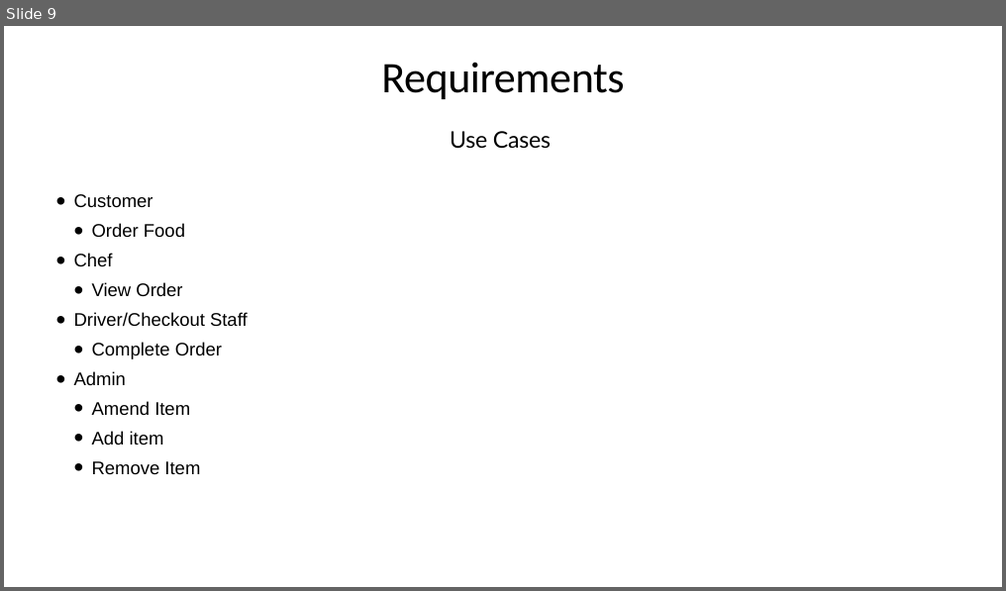
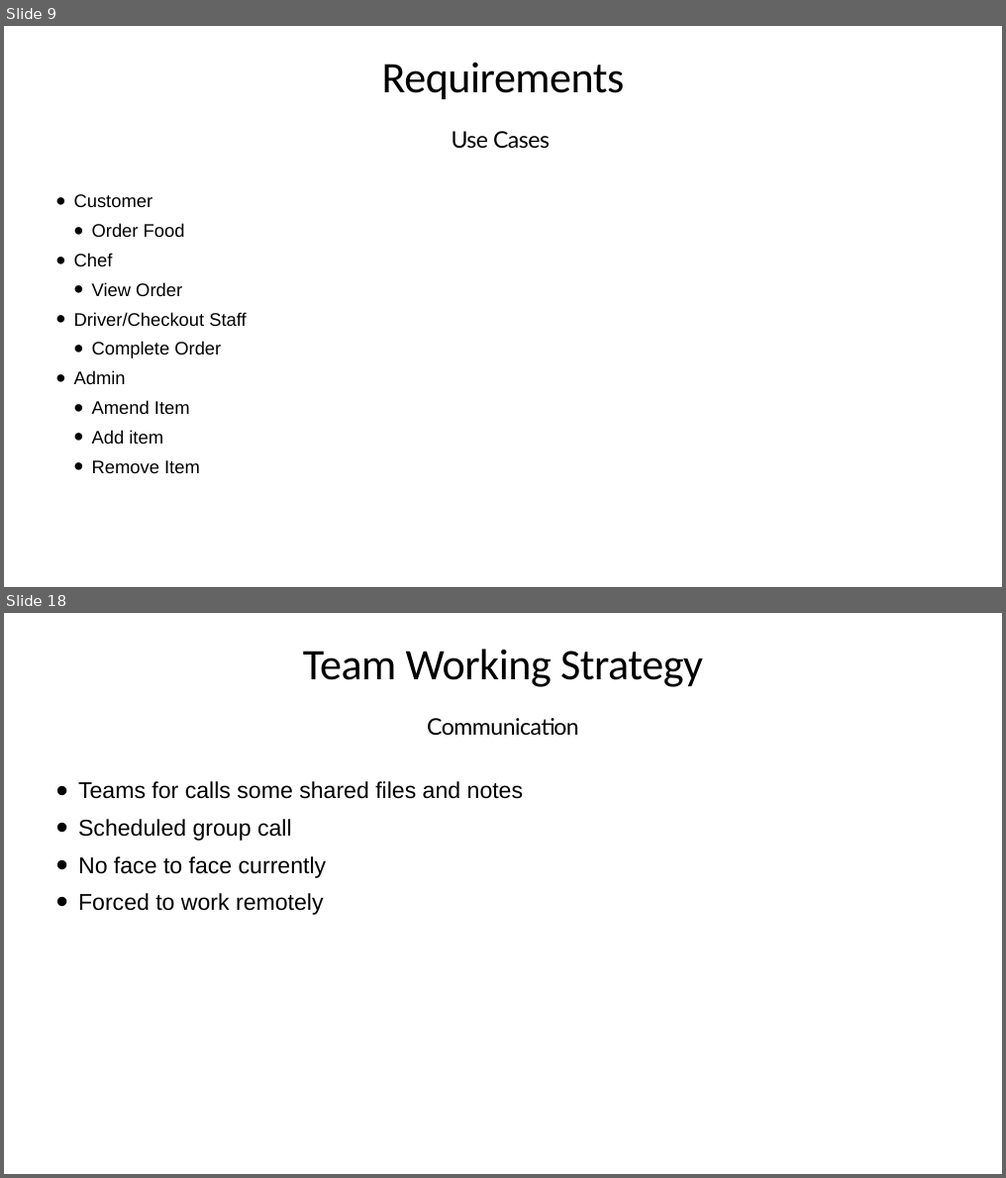
Before and after one commit to henryfallows13/Assesment3-DoghnutOrderSystem, a slide deck: Henry/Ford Order System Preasentation .pptx. Shown one above the other, each under a label of ours: slide 9 before the commit, slides 9 and 18 after it; the slides between them are not shown. The pictures are 1006x591 and 1006x1178 pixels, drawn with LibreOffice and Linux fonts; fonts in the diff are those of the drawing. Boxes give left, top, right and bottom in pixels: in the first picture for what was removed or moved away, otherwise in the second. Text is boxed around its words. In the diff, an @@ line names an element or a change of style, - is before the commit and + after.

```diff
--- a/Henry/Ford Order System Preasentation .pptx
+++ b/Henry/Ford Order System Preasentation .pptx
@@ slide 18 added at (x1=4, y1=613, x2=1002, y2=1174), background #FFFFFF @@
@@ title added at (x1=303, y1=649, x2=703, y2=687), 84 pt, text #000000 @@
+  Team Working Strategy
@@ text added at (x1=427, y1=718, x2=579, y2=736), 44 pt, text #000000 @@
+Communication
@@ text added at (x1=78, y1=781, x2=523, y2=915), 44 pt, text #000000 @@
+• Teams for calls some shared files and notes
+• Scheduled group call
+• No face to face currently
+• Forced to work remotely
@@ slide 9 changed as well @@
@@ text "Use Cases" at (x1=451, y1=131, x2=549, y2=149): letter spacing -0.4 to -1 pt @@
@@ text "Customer" at (x1=74, y1=194, x2=246, y2=473): size 35.2 to 35 pt @@
```
Also in this commit, not shown: 7 other slides changed, 9 other slides added, 2 other files.
